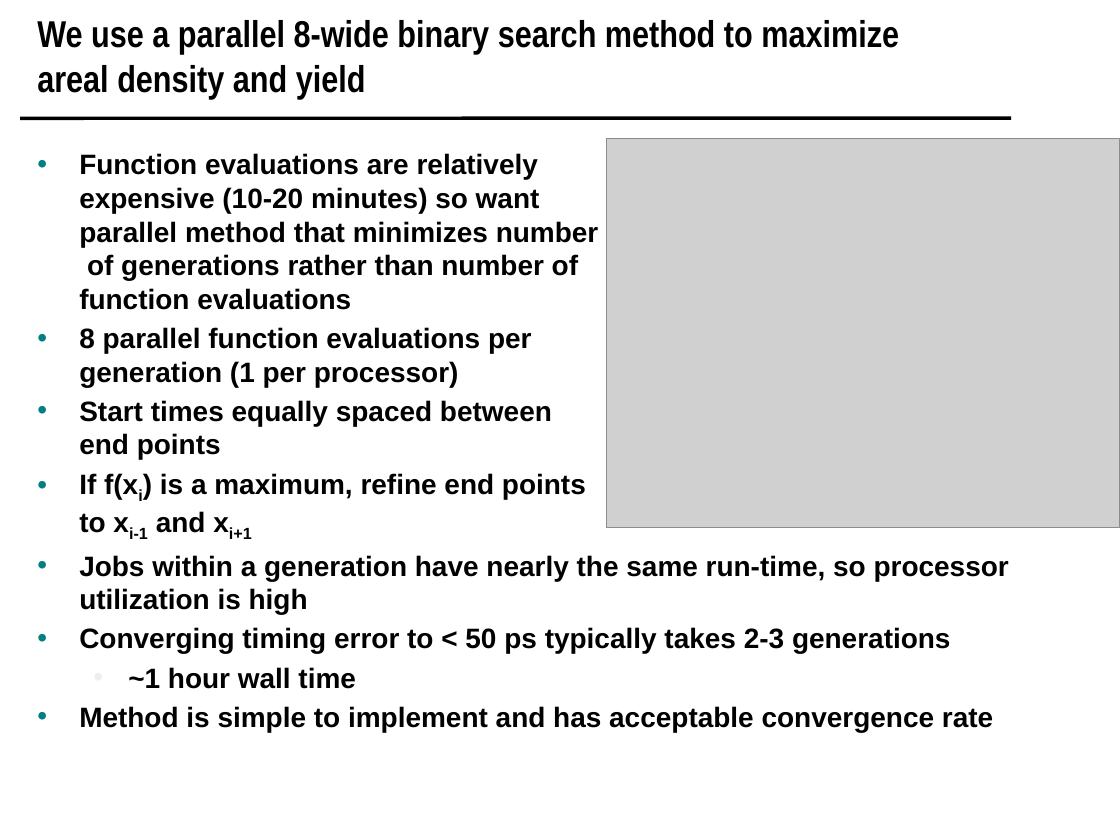
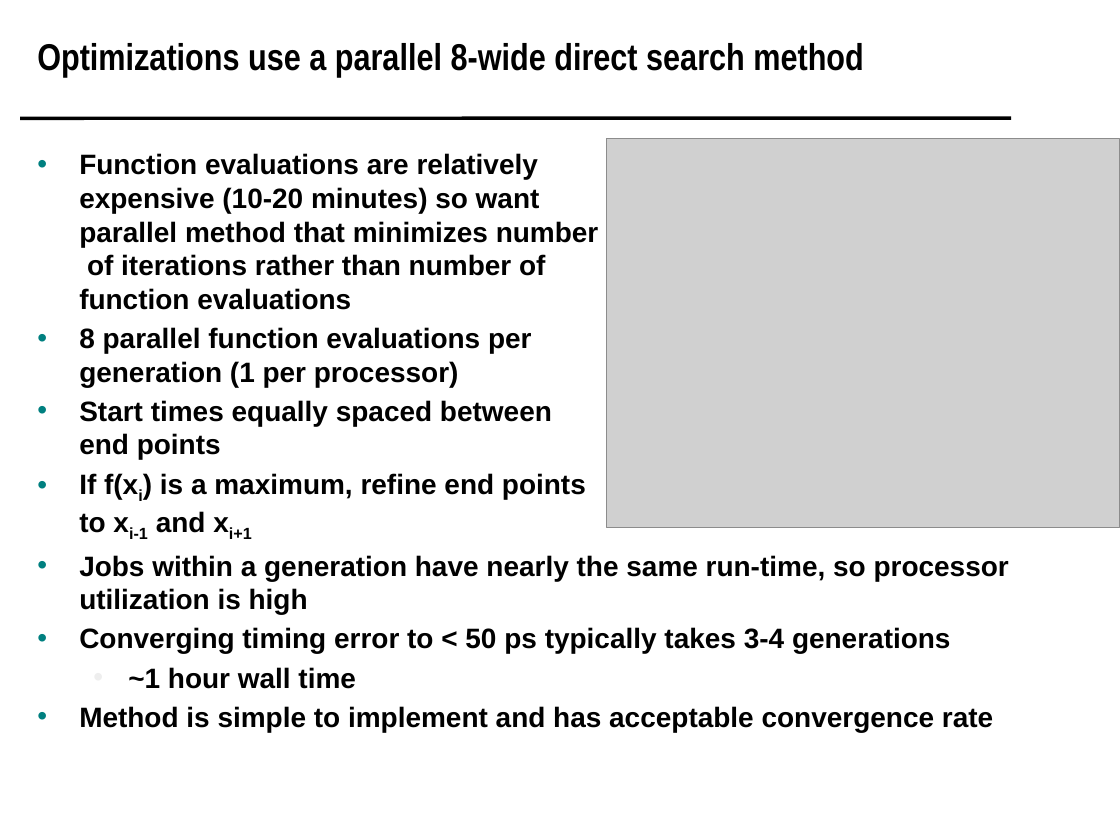
Before and after one commit to scipy-conference/scipy_proceedings, a slide deck: slide 26 of papers/koningterry/slides.pptx (slide 24 before the commit). Drawn at 1120x840 pixels with LibreOffice and Linux fonts; fonts in the diff are those of the drawing; grey boxes stand for pictures; background and template pictures are left out. Boxes give left, top, right and bottom in pixels: in the first picture for what was removed or moved away, otherwise in the second. Text is boxed around its words. In the diff, an @@ line names an element or a change of style, - is before the commit and + after.

```diff
--- a/papers/koningterry/slides.pptx
+++ b/papers/koningterry/slides.pptx
@@ title at (x1=37, y1=43, x2=863, y2=77): text changed @@
-We use a parallel 8-wide binary search method to maximize areal density and yield
+Optimizations use a parallel 8-wide direct search method
@@ text at (x1=79, y1=153, x2=599, y2=310): text changed @@
-• Function evaluations are relatively
-  expensive (10-20 minutes) so want
-  parallel method that minimizes number
-  of generations rather than number of
-  function evaluations
+• Function evaluations are relatively
+  expensive (10-20 minutes) so want
+  parallel method that minimizes number
+  of iterations rather than number of
+  function evaluations
@@ text at (x1=79, y1=627, x2=951, y2=654): text changed @@
-• Converging timing error to < 50 ps typically takes 2-3 generations
+• Converging timing error to < 50 ps typically takes 3-4 generations
```
Also in this commit, not shown: 1 other slide changed, 2 slides added.
